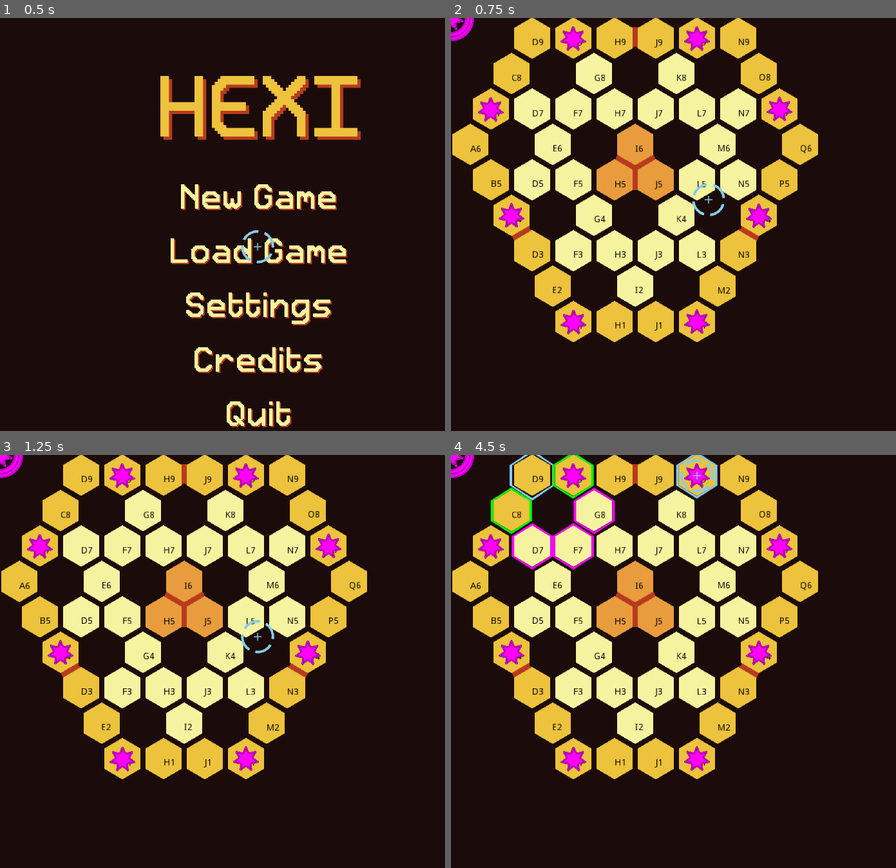
Above: before the commit, frames 1-4 (two rows, left to right).
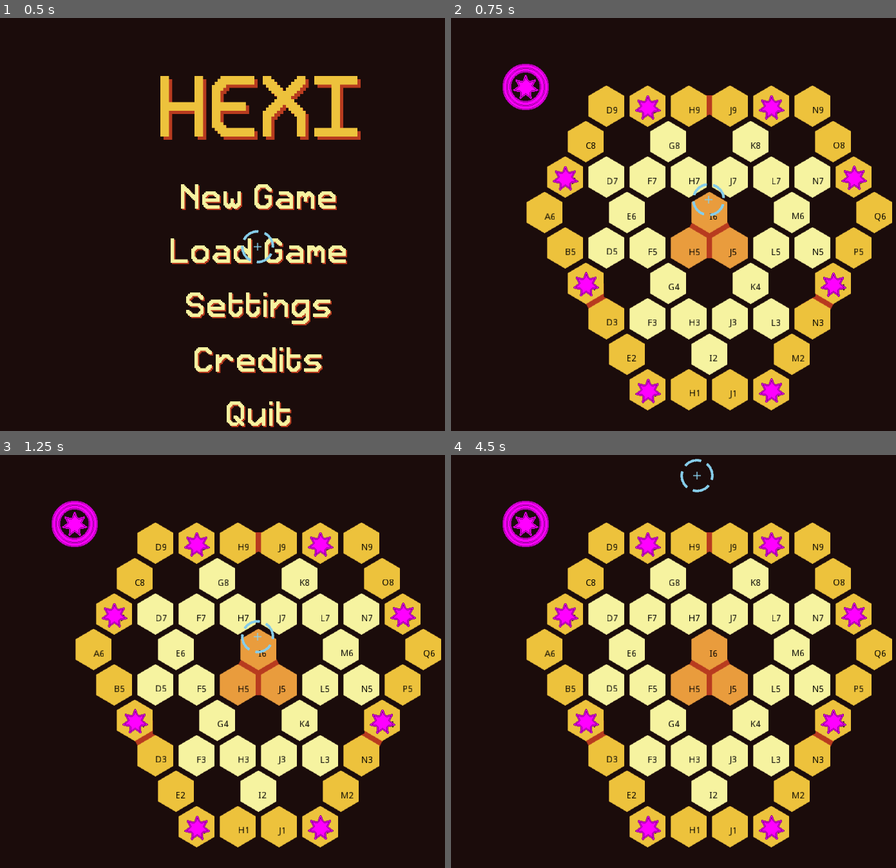
Above: after the commit, the same moments.

Repository: jbbranch9/MANOK
Game: Godot game, scene res://main.tscn
Same seed, same stepped clock (60 frames per second), same inputs: the game is played once before the commit and once after it.
Inputs (mouse positions are in pixels of both pictures, inside the frame that each line leads up to):
- Up to frame 1 (0.5 s): no input
- Up to frame 2 (0.75 s): move the mouse to (709, 199) at 0.52 s; press the mouse at (709, 199) at 0.53 s
- Up to frame 3 (1.25 s): no input
- Up to frame 4 (4.5 s): tap Enter at 1.25 s; move the mouse to (531, 475) at 1.27 s; release the mouse at (531, 475) at 1.28 s; click (531, 475) at 1.35 s; move the mouse to (571, 475) at 2.02 s; press the mouse at (571, 475) at 2.03 s; move the mouse to (615, 475) at 2.77 s; release the mouse at (615, 475) at 2.78 s; click (615, 475) at 2.85 s; tap Space at 3.5 s; move the mouse to (655, 475) at 3.52 s; press the mouse at (655, 475) at 3.53 s; move the mouse to (695, 475) at 4.27 s; release the mouse at (695, 475) at 4.28 s; click (695, 475) at 4.35 s

Frame 1 is identical in both runs. In frame 2, 48% of the frame differs, in the area x 0-100%, y 0-96%; in frame 3, 48%; in frame 4, 49%.

Commit message:
2020.03.13.00
fixed board centering

Diff:
--- a/game_elements/board/board.gd
+++ b/game_elements/board/board.gd
@@ -55,15 +55,19 @@
 
 onready var game = self.get_parent()
 
-# returns object reference based on name
-func get_tile_by_name(tile_name:String):
-	return $tiles.get_node(tile_name)
-
-#func _process(delta):
-#	print($tiles/A6/hex.overlaps_area($jump_zones/W/radius))
+var lower_right_bound: Vector2
+var centerpoint: Vector2
 
 func _ready():
 	center_jump_zones()
+
+	#defines the outer extremities and centerpoint of the 'bounding box' around the tiles
+	var rightmost = $tiles/Q6
+	var bottommost = $tiles/L1
+	lower_right_bound = Vector2(rightmost.position.x + rightmost.WIDTH/2, bottommost.position.y + bottommost.WIDTH/2)
+	centerpoint = lower_right_bound / 2
+
+
 
 # returns a dictionary of tiles' Vector2 coordinates, searchable by their names
 func get_tile_positions():
@@ -93,3 +97,8 @@
 	var delta = pt_A.distance_to(pt_B)/2
 	var dir = pt_A.direction_to(pt_B)
 	C.position = pt_A + (delta * dir)
+
+
+# returns object reference based on name
+func get_tile_by_name(tile_name:String):
+	return $tiles.get_node(tile_name)
--- a/game_elements/board/hex_grid.tscn
+++ b/game_elements/board/hex_grid.tscn
@@ -40,10 +40,10 @@
 
 [node name="background" type="ColorRect" parent="."]
 modulate = Color( 0, 0, 0, 1 )
-margin_left = -37.0
-margin_top = -22.0
-margin_right = 901.0
-margin_bottom = 887.0
+margin_left = -893.413
+margin_top = -1032.21
+margin_right = 1606.59
+margin_bottom = 1467.79
 mouse_filter = 2
 __meta__ = {
 "_edit_use_anchors_": false
--- a/game_elements/board/tile.gd
+++ b/game_elements/board/tile.gd
@@ -3,7 +3,8 @@
 class_name hex_tile
 
 const SIDE = 32
-const HEIGHT = SIDE * sqrt(3)
+const WIDTH = SIDE * sqrt(3)
+const HEIGHT = SIDE * 2
 
 const palette: Dictionary = GUI.palette
 
@@ -29,11 +30,11 @@
 
 func _ready():
 	#defines points of hex-shaped collision polygon
-	var p1 = Vector2(-.5 * SIDE, -.5 * HEIGHT)
-	var p2 = Vector2(.5 * SIDE, -.5 * HEIGHT)
+	var p1 = Vector2(-.5 * SIDE, -.5 * WIDTH)
+	var p2 = Vector2(.5 * SIDE, -.5 * WIDTH)
 	var p3 = Vector2(SIDE, 0)
-	var p4 = Vector2(.5 * SIDE, .5 * HEIGHT)
-	var p5 = Vector2(-.5 * SIDE, .5 * HEIGHT)
+	var p4 = Vector2(.5 * SIDE, .5 * WIDTH)
+	var p5 = Vector2(-.5 * SIDE, .5 * WIDTH)
 	var p6 = Vector2(-1 * SIDE, 0)
 	var poly = $hex/CollisionPolygon2D
 	poly.polygon = PoolVector2Array([p1, p2, p3, p4, p5, p6])
@@ -45,6 +46,8 @@
 
 	$debug_label.text = self.name
 	#$debug_label.set("custom_fonts/font", GUI.font_main)
+
+
 
 
 func highlight_flare(tile: hex_tile):
--- a/game_elements/game.gd
+++ b/game_elements/game.gd
@@ -8,6 +8,7 @@
 
 func _ready():
 	set_up_player()
+	$board.position = (get_viewport_rect().size / 2) - $board.centerpoint
 
 func _input(event):
 	#if a tile is hovered over, and clicked on:
--- a/game_elements/game.tscn
+++ b/game_elements/game.tscn
@@ -13,5 +13,6 @@
 [node name="players" type="Node2D" parent="."]
 
 [node name="A" parent="players" instance=ExtResource( 2 )]
+position = Vector2( 116, 107 )
 
 [node name="cursor" parent="." instance=ExtResource( 1 )]
